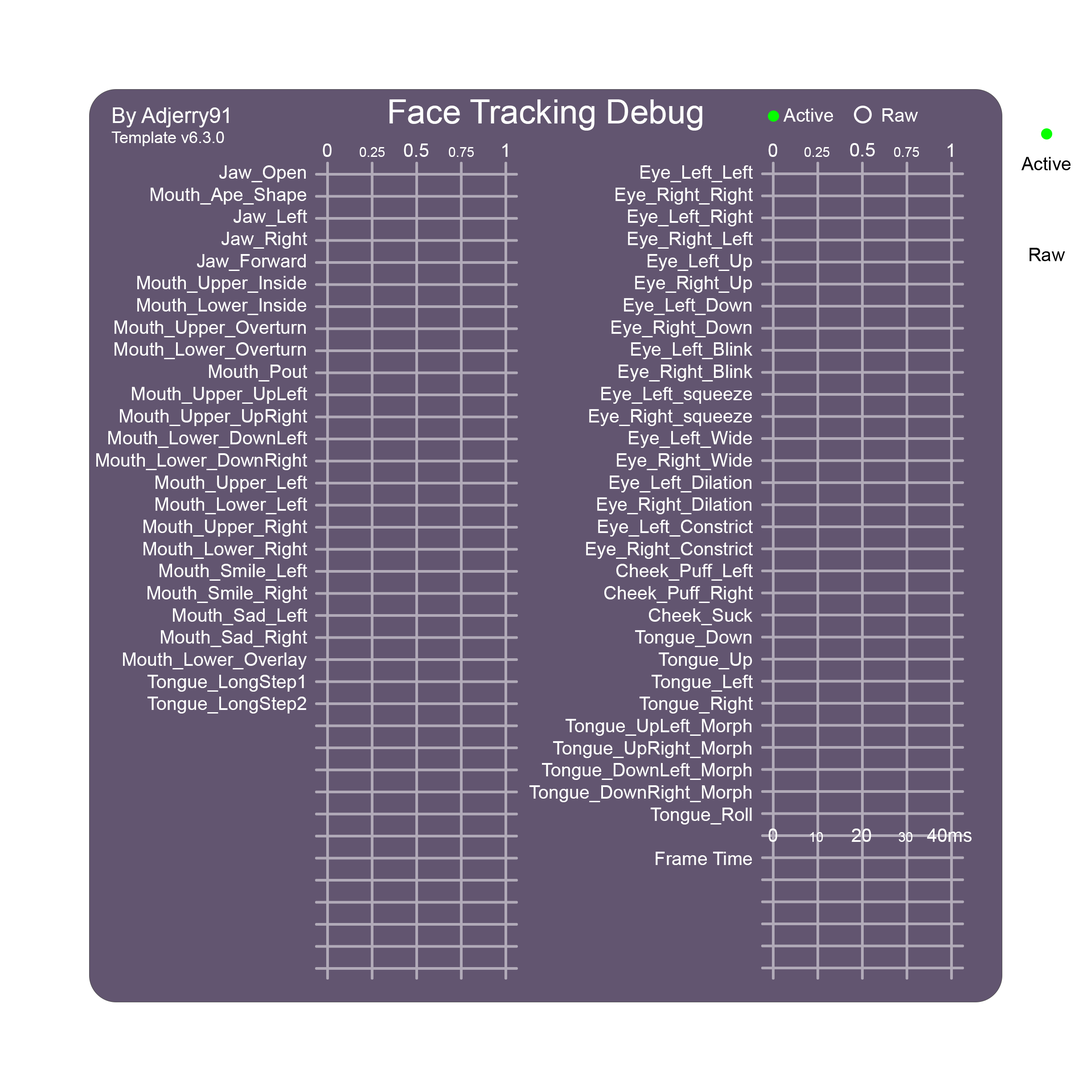
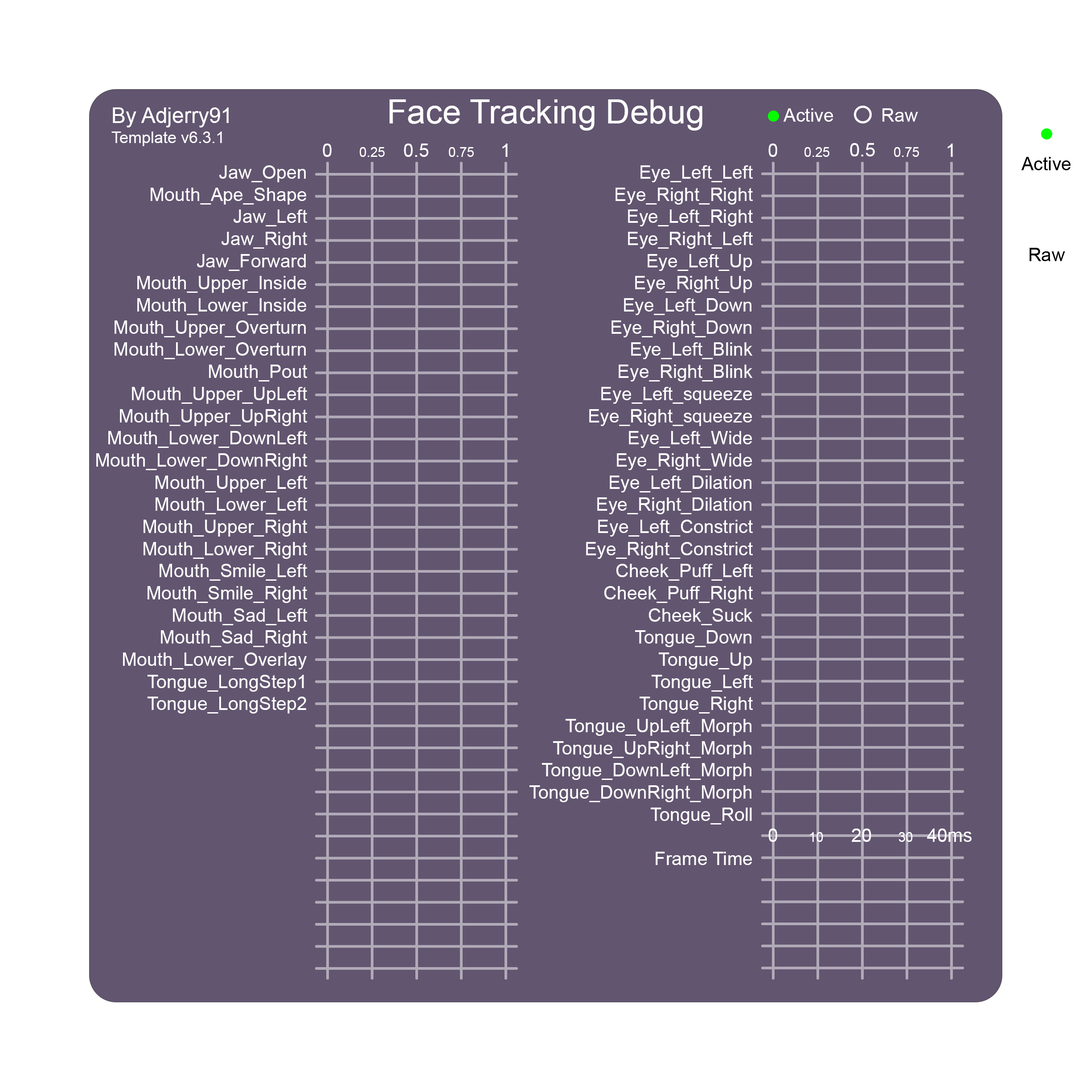
Before/after of a w=1091, h=1091 layered artwork. What changed in the layer stack:
painted on "Template Version" over [216, 131, 225, 144]
